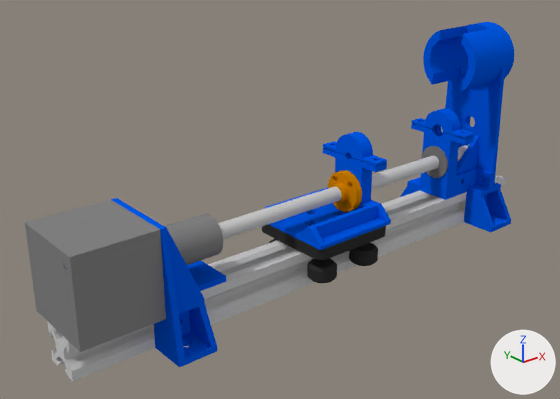
The Blender file blender/syringepump_1bar_optimized.blend: old version first, new version second.
Both versions are drawn from a 50 mm lens placed at (-2.87, -2.76, 1.94), pointed at (-0.51, 0.09, 0.43). Arrows for +X, +Y and +Z are at lower right; the lights stay in place.

Names of what the first picture shows: 'bodyclamp', 'bodymount', 'bodymount2', 'gantryplate', 'leadscrew', 'linearrails', 'plungerclamp', 'plungermount', 'shaftcoupler', 'stepper', 'steppermount', 'tr8nut', 'vslotminiwheel'.
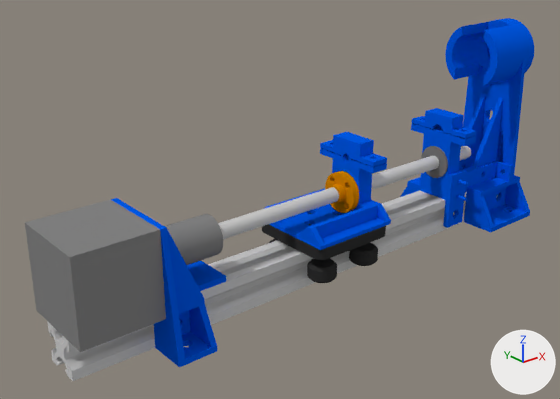
Location of each change, [x1, y1, x2, y2] in pixels of the pictures (560 x 399 px; the box of a moved part takes in the faces that stretch with it):
'bodymountlower', added (blue)
    after: [445, 18, 534, 180]
'bodymount2', deleted (blue)
    before: [423, 22, 514, 188]
'bodymount', reshaped, modifiers changed (17% wider)
    before: [400, 123, 511, 232]
    after: [400, 123, 530, 232]
'plungermount', reshaped
    before: [264, 147, 391, 250]
    after: [264, 148, 391, 250]
'plungerclamp', reshaped
    before: [323, 132, 387, 166]
    after: [320, 132, 387, 167]
'tr8nut', mesh moved
    before: [328, 170, 362, 212]
    after: [325, 171, 359, 213]
'bodyclamp', reshaped
    before: [411, 109, 474, 138]
    after: [411, 108, 477, 138]
'endstop', added (blue)
    after: [443, 169, 469, 228]
part 1 of me_cylinder_012, moved or reshaped
    before: [465, 116, 472, 128]
    after: [485, 110, 490, 122]
part 3 of me_cube_007, moved or reshaped
    before: [270, 147, 387, 233]
    after: [270, 148, 387, 233]
part 6 of me_cylinder_006, moved or reshaped
    before: [423, 22, 514, 92]
    after: [445, 18, 534, 86]
part 7 of me_cube_008, moved or reshaped
    before: [411, 123, 511, 225]
    after: [411, 123, 530, 225]

Patch to the scene script:
```diff
--- a/blender/syringepump_1bar_optimized.blend.py
+++ b/blender/syringepump_1bar_optimized.blend.py
@@ me_cylinder_012 @@
 me_cylinder_012.from_pydata(...)  # 256 vertices, 132 faces; spans x -0.04..0.04, y -0.04..0.04, z 0.78..1.34
 # used by ob_subtract4; location = (-0.24, 0.0, 0.6); rotation_euler = (1.571, 0.0, 1.571), in degrees (90, 0, 90)
+# me_cylinder_012 part 1: the loose piece of 128 vertices spanning x -0.038..0.037, y -0.037..0.038, z 1.04..1.34 is moved by (0.0, 0.0, 0.2)
@@ me_cube_013 @@
-me_cube_013.from_pydata(...)  # 138 vertices, 77 faces; spans x -0.04..0.04, y -0.2..0.2, z 0.005..0.12
+me_cube_013.from_pydata(...)  # 16 vertices, 16 faces; spans x -0.06..0.04, y -0.2..0.2, z 0.005..0.1
+# me_cube_013 part 2
+# 130 vertices are removed from x -0.04..0.04, y -0.2..0.2, z 0.02..0.12
+# 76 faces are deleted
+# 4 vertices move from x -0.04, y -0.2..0.2, z 0.005..0.02 to x -0.06, y -0.2..0.2, z 0.005..0.03
+# 8 vertices are added at x -0.06..0.04, y -0.2..0.2, z 0.03..0.1
+# 15 new faces join them
 me_cube_013.materials.append(mat_blue)
@@ me_cube_007 @@
 me_cube_007.from_pydata(...)  # 60 vertices, 57 faces; spans x -0.46..0.04, y -0.25..0.25, z -0.134..0.188
+# me_cube_007 part 3: all 14 vertices in x -0.04, y -0.2..0.2, z -0.114..0.188 are moved by (-0.02, 0.0, 0.0)
 me_cube_007.materials.append(mat_blue)
@@ me_cylinder_008 @@
 me_cylinder_008.from_pydata(...)  # 192 vertices, 100 faces; spans x -0.11..0.11, y 0.301..0.521, z -0.12..0.0
 # used by ob_tr8nut; location = (-0.08, 0.0, 0.0); rotation_euler = (1.571, 0.0, 1.571), in degrees (90, 0, 90)
+# me_cylinder_008 part 4: the whole mesh is moved by (0.0, 0.0, -0.02)
 me_cylinder_008.materials.append(mat_material_004)
@@ me_cube_014 @@
-me_cube_014.from_pydata(...)  # 138 vertices, 77 faces; spans x -0.03..0.05, y -0.2..0.2, z 0.005..0.12
+me_cube_014.from_pydata(...)  # 16 vertices, 16 faces; spans x -0.03..0.07, y -0.2..0.2, z 0.005..0.1
+# me_cube_014 part 5
+# 130 vertices are removed from x -0.03..0.05, y -0.2..0.2, z 0.02..0.12
+# 76 faces are deleted
+# 4 vertices move from x 0.05, y -0.2..0.2, z 0.005..0.02 to x 0.07, y -0.2..0.2, z 0.005..0.03
+# 8 vertices are added at x -0.03..0.07, y -0.2..0.2, z 0.03..0.1
+# 15 new faces join them
 me_cube_014.materials.append(mat_blue)
@@ me_cylinder_006 @@
 me_cylinder_006.from_pydata(...)  # 784 vertices, 652 faces; spans x 0.63..0.989, y -0.185..0.185, z 0.815..1.185
+# me_cylinder_006 part 6: the whole mesh is moved by (0.2, 0.0, 0.0)
 me_cylinder_006.materials.append(mat_blue)
@@ me_cube_008 @@
-me_cube_008.from_pydata(...)  # 93 vertices, 87 faces; spans x 0.82..1.22, y -0.3..0.3, z 0.0..0.6
+me_cube_008.from_pydata(...)  # 101 vertices, 96 faces; spans x 0.82..1.42, y -0.3..0.3, z 0.0..0.6
+# me_cube_008 part 7: 22 vertices moved within x 0.82..1.12, y -0.2..0.2, z 0.23..0.6; 38 vertices removed from x 1.1..1.22, y -0.3..0.3, z 0.0..0.33; 46 vertices added at x 1.12..1.42, y -0.3..0.3, z 0.0..0.33
 me_cube_008.materials.append(mat_blue)
@@ ob_bodymount2 @@
-ob_bodymount2 = bpy.data.objects.new('bodymount2', me_cube_010)
@@ ob_bodymount @@
 _m = ob_bodymount.modifiers.new('Boolean.002', 'BOOLEAN')
 _m.solver = 'FLOAT'
-_m = ob_bodymount.modifiers.new('Boolean.003', 'BOOLEAN')
-_m.object = ob_subtract9
-_m.solver = 'FLOAT'
 _m = ob_bodymount.modifiers.new('Boolean', 'BOOLEAN')
@@ ob_bodymount @@
 _m = ob_bodymount.modifiers.new('Boolean.005', 'BOOLEAN')
 _m.solver = 'FLOAT'
+_m = ob_bodymount.modifiers.new('Boolean.003', 'BOOLEAN')
+_m.object = ob_holes7
+_m.solver = 'FLOAT'
@@ ob_bodymountlower @@
+ob_bodymountlower = bpy.data.objects.new('bodymountlower', me_cube_010_1)  # 52 vertices, 45 faces; spans x 0.42..0.72, y -0.2..0.2, z 0.23..1.0; in mat_blue (blue #0059e7); modifiers BOOLEAN, BOOLEAN, BOOLEAN, BOOLEAN
+ob_bodymountlower.location = (0.48, 0.0, 0.0)
@@ ob_endstop @@
+ob_endstop = bpy.data.objects.new('endstop', me_cube_1)  # 136 vertices, 141 faces; spans x 0.6..0.74, y -0.194..-0.1, z 0.03..0.36; in mat_blue (blue #0059e7); modifiers BOOLEAN
+ob_endstop.location = (0.0, 0.0, 0.0)
```
